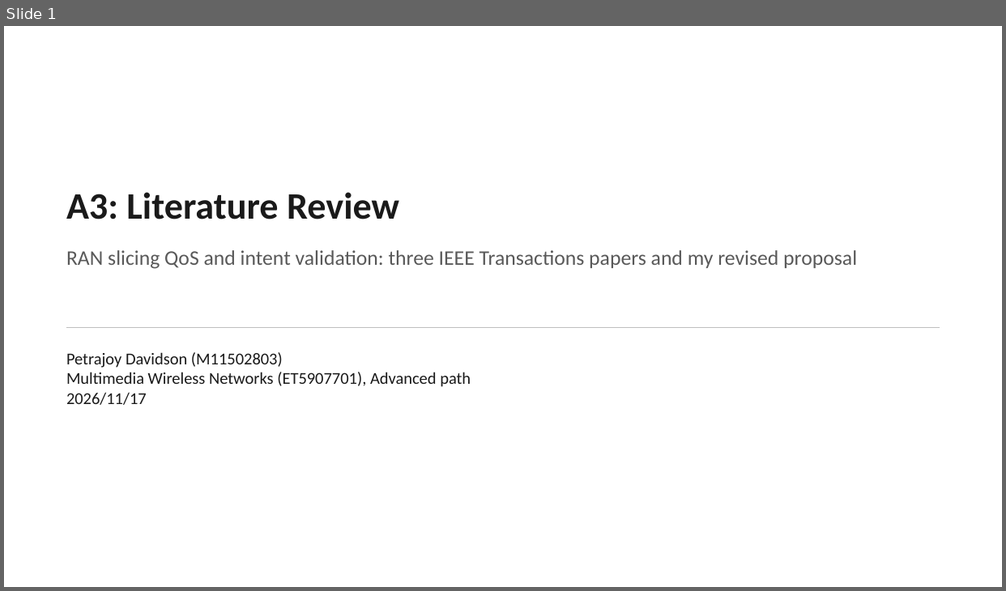
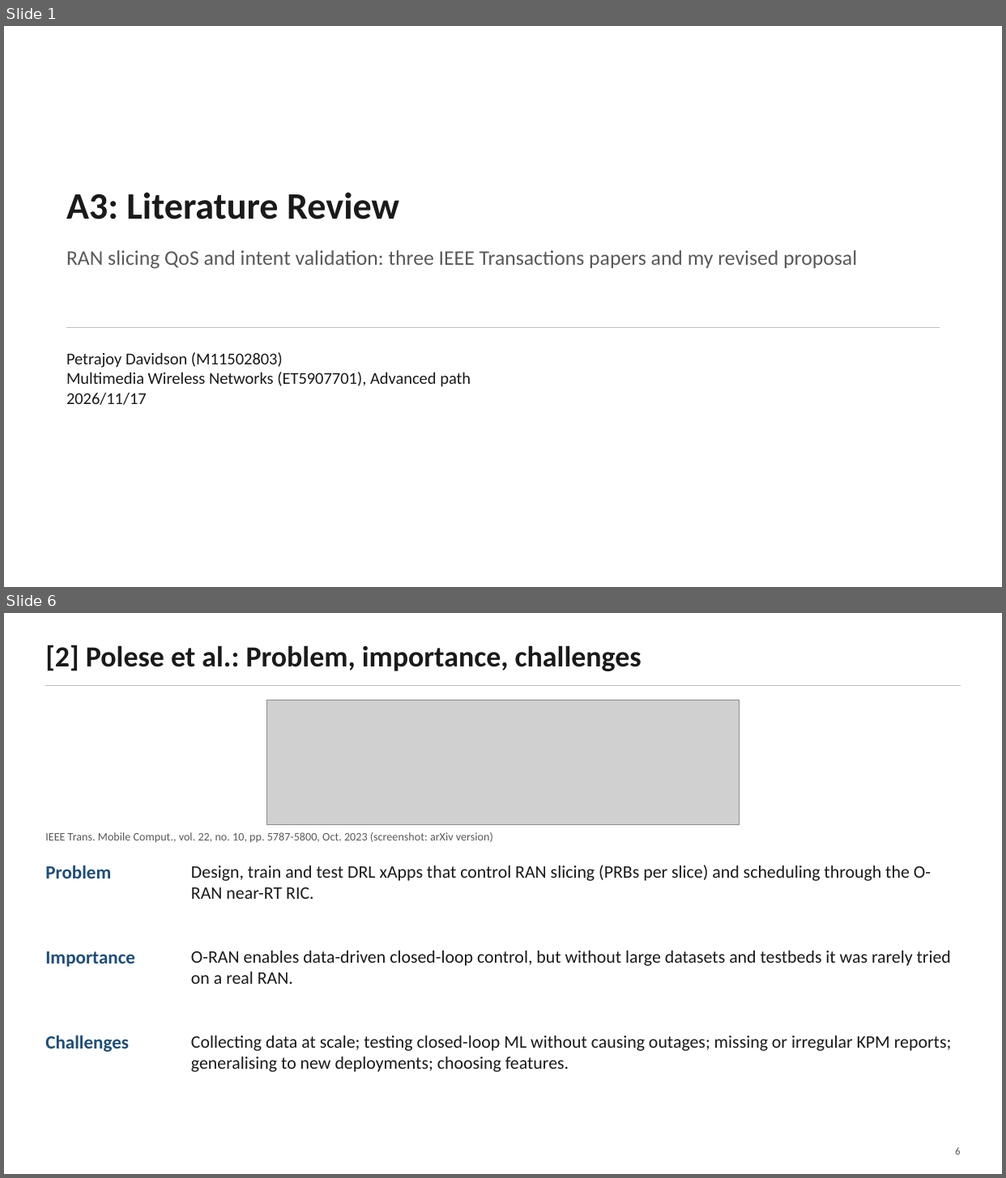
Before and after one commit to petrajoyd/MWN-2026-M11502803-Petrajoy-Davidson, a slide deck: A3-literature-review/presentation/A3-literature-review.pptx. Shown one above the other, each under a label of ours: slide 1 before the commit, slides 1 and 6 after it; the slides between them are not shown. The pictures are 1006x591 and 1006x1178 pixels, drawn with LibreOffice and Linux fonts; fonts in the diff are those of the drawing; grey boxes stand for pictures. Boxes give left, top, right and bottom in pixels: in the first picture for what was removed or moved away, otherwise in the second. Text is boxed around its words. In the diff, an @@ line names an element or a change of style, - is before the commit and + after.

```diff
--- a/A3-literature-review/presentation/A3-literature-review.pptx
+++ b/A3-literature-review/presentation/A3-literature-review.pptx
@@ slide 6 added at [4, 613, 1002, 1174], background #FFFFFF @@
@@ text added at [45, 645, 641, 671], 28 pt, text #1A1A1A, bold @@
+[2] Polese et al.: Problem, importance, challenges
@@ line added from (46, 686) to (961, 686), #BFBFBF 1 pt @@
@@ picture added at [267, 700, 739, 825] @@
@@ text added at [45, 833, 493, 843], 11 pt, text #595959 @@
+IEEE Trans. Mobile Comput., vol. 22, no. 10, pp. 5787-5800, Oct. 2023 (screenshot: arXiv version)
@@ text added at [45, 865, 111, 879], 18 pt, text #1F4E79, bold @@
+Problem
@@ text added at [191, 865, 931, 899], 17 pt, text #1A1A1A @@
+Design, train and test DRL xApps that control RAN slicing (PRBs per slice) and scheduling through the O-RAN near-RT RIC.
@@ text added at [45, 952, 135, 967], 18 pt, text #1F4E79, bold @@
+Importance
@@ text added at [191, 951, 951, 984], 17 pt, text #1A1A1A @@
+O-RAN enables data-driven closed-loop control, but without large datasets and testbeds it was rarely tried on a real RAN.
@@ text added at [45, 1035, 129, 1052], 18 pt, text #1F4E79, bold @@
+Challenges
@@ text added at [191, 1036, 952, 1072], 17 pt, text #1A1A1A @@
+Collecting data at scale; testing closed-loop ML without causing outages; missing or irregular KPM reports; generalising to new deployments; choosing features.
@@ text added at [955, 1148, 960, 1155], 10 pt, text #595959 @@
+6
```
Also in this commit, not shown: 4 slides changed, 7 other slides added, 7 slides removed, 8 other files.
